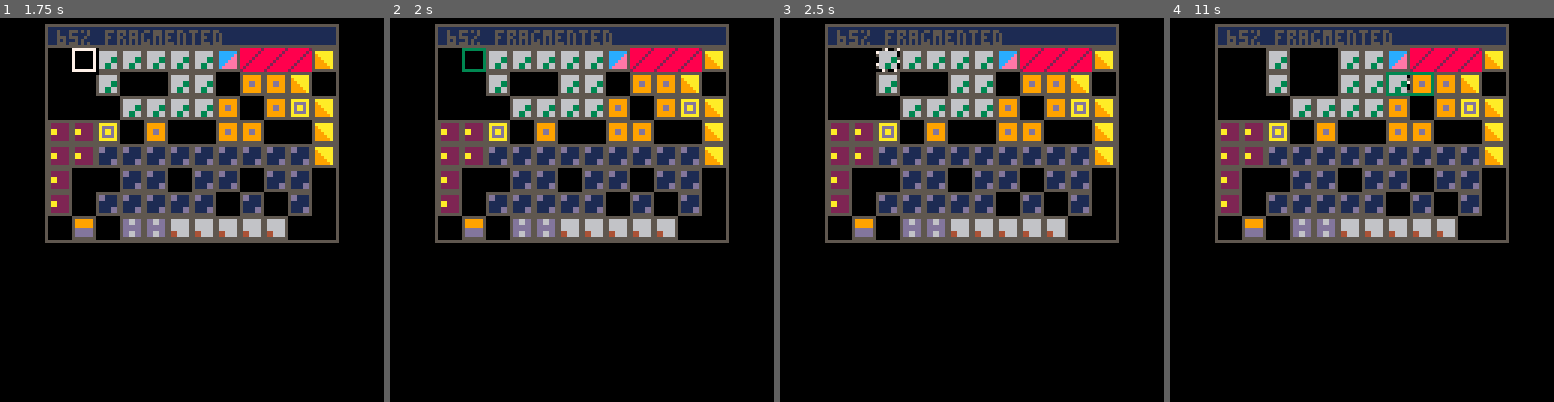
Above: before the commit, frames 1-4 (left to right).
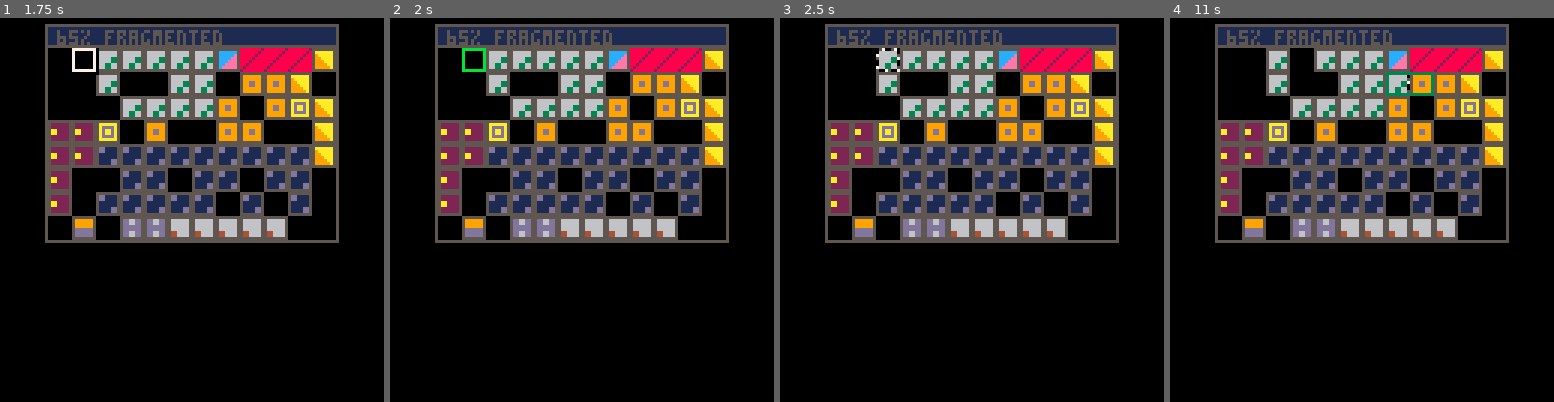
Above: after the commit, the same moments.

Repository: lkingsford/pico8-projects
Game: PICO-8 cartridge defrag.p8
Two runs of this game, one before a commit and one after it. Both use one fixed random seed, a clock stepped at 60 frames per second and the inputs below.
Inputs:
- Up to frame 1 (1.75 s): tap X (X key) at 0.33, 1.07 s; tap O (Z key) at 0.7, 1.7 s; hold Right from 1.6 s (still down)
- Up to frame 2 (2 s): keep holding Right; tap X (X key) at 1.85 s
- Up to frame 3 (2.5 s): release Right at 2.1 s; tap O (Z key) at 2.1 s; hold Up 2.15-2.42 s; hold Right from 2.47 s (still down)
- Up to frame 4 (11 s): tap O (Z key) every 0.4 s from 2.5 to 10.9 s; tap X (X key) every 1.12 s from 2.97 to 10.78 s; release Right at 3.03 s; hold Left 3.08-3.58 s; hold Down 3.63-3.97 s; hold Right 4.02-4.68 s; hold Up 4.73-5.03 s; hold Left 5.08-5.68 s; hold Down 5.73-6.03 s; hold Right 6.08-6.58 s; hold Right 6.63-7.13 s; hold Up 7.18-7.45 s; hold Right 7.5-8.07 s; hold Left 8.12-8.62 s; hold Down 8.67-9 s; hold Right 9.05-9.72 s; hold Up 9.77-10.07 s; hold Left 10.12-10.72 s; hold Down from 10.77 s (still down)

Frame 1 is identical in both runs. In frame 2, 0.2% of the frame differs, in the area x 18-25%, y 7-15%; in frame 3, 0.1%; in frame 4, 0.4%, in the area x 37-44%, y 7-15%.

Commit message:
Another fix to rotated move

Diff:
--- a/defrag.p8
+++ b/defrag.p8
@@ -112,6 +112,7 @@
 pass_flash=0
 
 function _update(dt)
+	camera(-64+(w*4),-10)
  l,r,u,d,x,o=btnp(⬅️),btnp(➡️),btnp(⬆️),btnp(⬇️),btnp(❎),btnp(🅾️)
  if not(l or r or u or d or x or o) then return end
 	if mode==0 then
@@ -201,14 +202,17 @@
 				return
 			end
 			sfx(2) --todo: make better sound on better move
+			for _x=0,wh_csr[1]-1 do for _y=0,wh_csr[2]-1 do
+				mset(xy_csr[1]+_x,xy_csr[2]+_y,0)
+			end end
 			for _x=0,d[1]-1 do for _y=0,d[2]-1 do
-					m=mget(_x+32,_y)
-					mset(xy_csr[1]+_x,xy_csr[2]+_y,0)
-					if m!=0 then
-						mset(mv_csr[1]+_x,mv_csr[2]+_y,mget(_x+32,_y))
-					end
+				m=mget(_x+32,_y)
+				rectfill((xy_csr[1]+_x)*8,(xy_csr[2]+_y)*8,(xy_csr[1]+_x)*8+7,(xy_csr[2]+_y)*8+7,7)
+				flip()
+				if m!=0 then
+					mset(mv_csr[1]+_x,mv_csr[2]+_y,mget(_x+32,_y))
 				end
-			end
+			end end
 			pass_flash=1
 			pass_flash_rect={mv_csr[1]*8,mv_csr[2]*8,mv_csr[1]*8+d[1]*8-1,mv_csr[2]*8+d[2]*8-1}
 			wh_csr={1,1}
